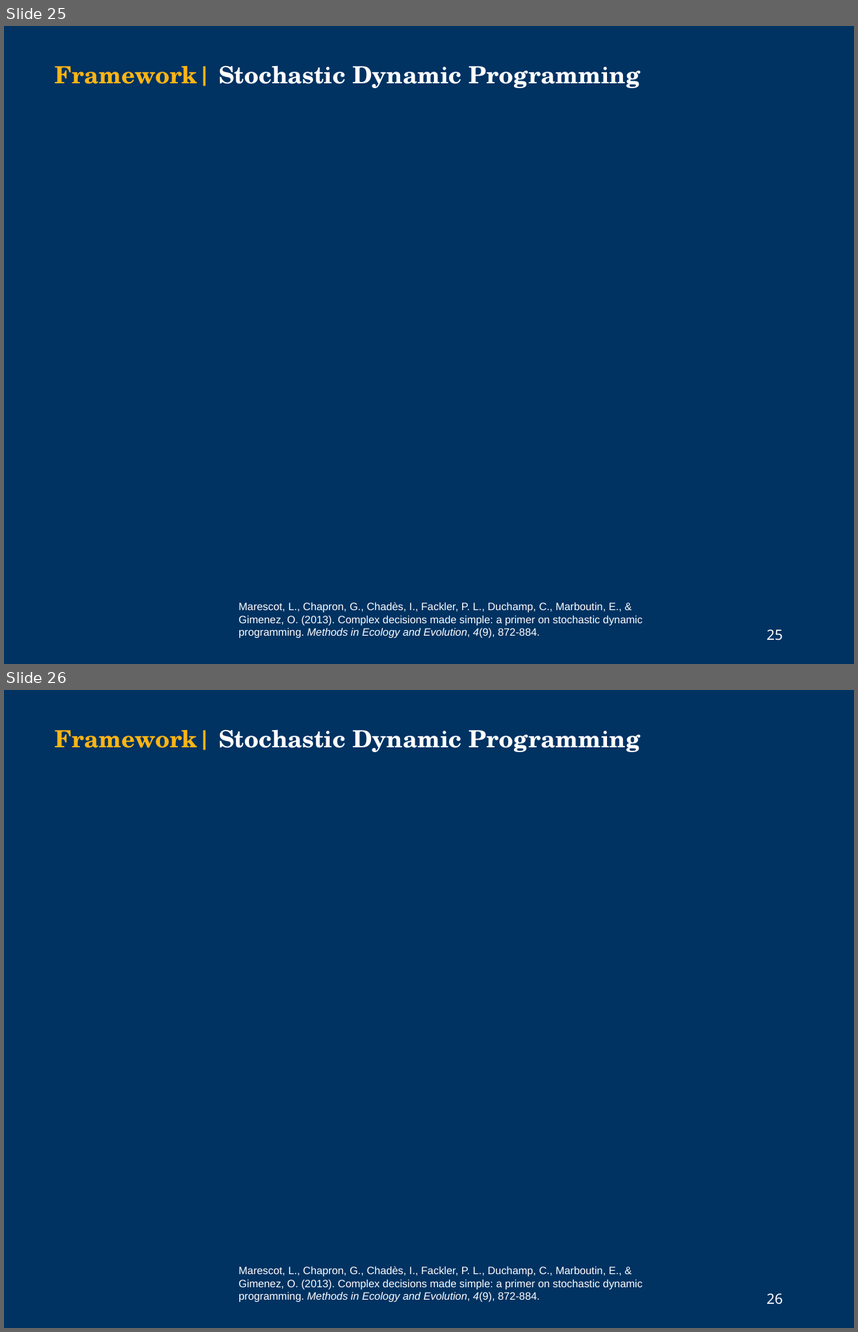
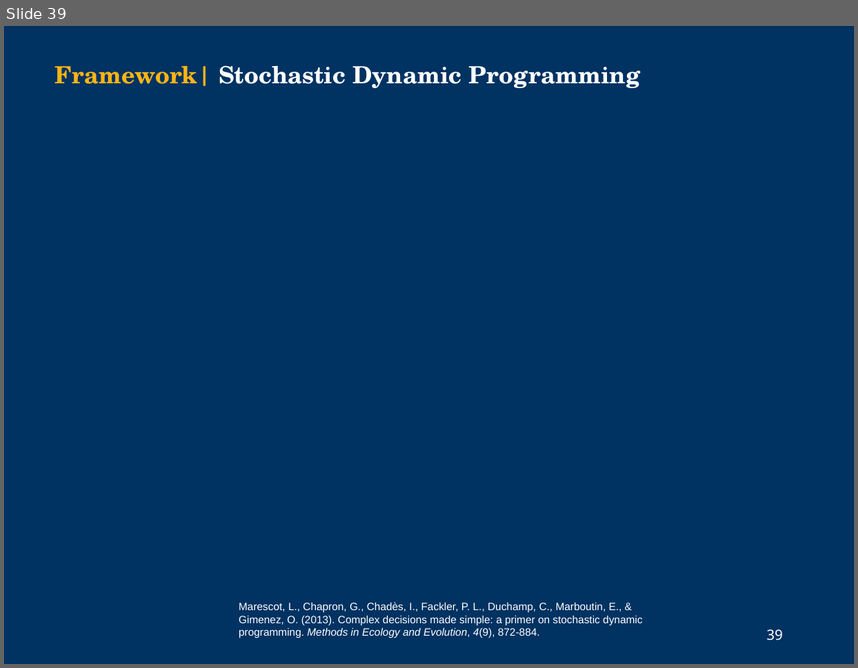
Before and after one commit to cmhoove14/DDNTD, a slide deck: Other/NIMBioS_2019v2.pptx. Shown one above the other, each under a label of ours: slides 25 and 26 before the commit, slide 39 after it. The pictures are 858x1332 and 858x668 pixels, drawn with LibreOffice and Linux fonts; fonts in the diff are those of the drawing; grey boxes stand for pictures; background and template pictures are left out. Boxes give left, top, right and bottom in pixels: in the first picture for what was removed or moved away, otherwise in the second. Text is boxed around its words. In the diff, an @@ line names an element or a change of style, - is before the commit and + after.

```diff
--- a/Other/NIMBioS_2019v2.pptx
+++ b/Other/NIMBioS_2019v2.pptx
@@ slide 26 removed at <box>4,690,854,1328</box>, background picture (left out); not listed: 1 template element that a slide beside it also shows @@
@@ text removed at <box>55,729,640,752</box> @@
-Framework| Stochastic Dynamic Programming
@@ text removed at <box>239,1265,642,1302</box> @@
-Marescot, L., Chapron, G., Chadès, I., Fackler, P. L., Duchamp, C., Marboutin, E., & Gimenez, O. (2013). Complex decisions made simple: a primer on stochastic dynamic programming. Methods in Ecology and Evolution, 4(9), 872-884.
@@ what was slide 25 is now slide 39 @@
@@ page number at <box>766,629,782,640</box>: text changed @@
-25
+39
```
Also in this commit, not shown: 10 slides changed, 5 slides added, 36 other files.
